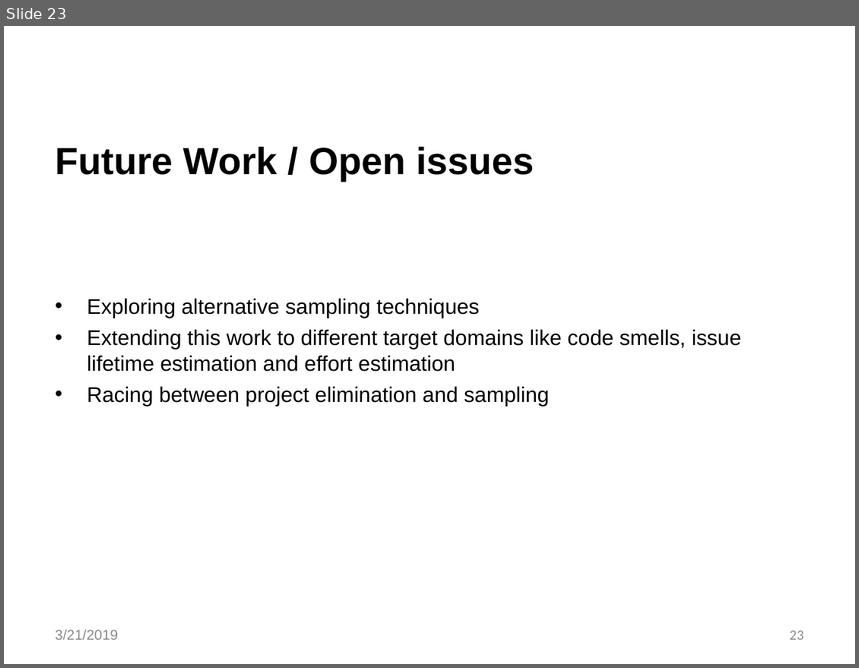
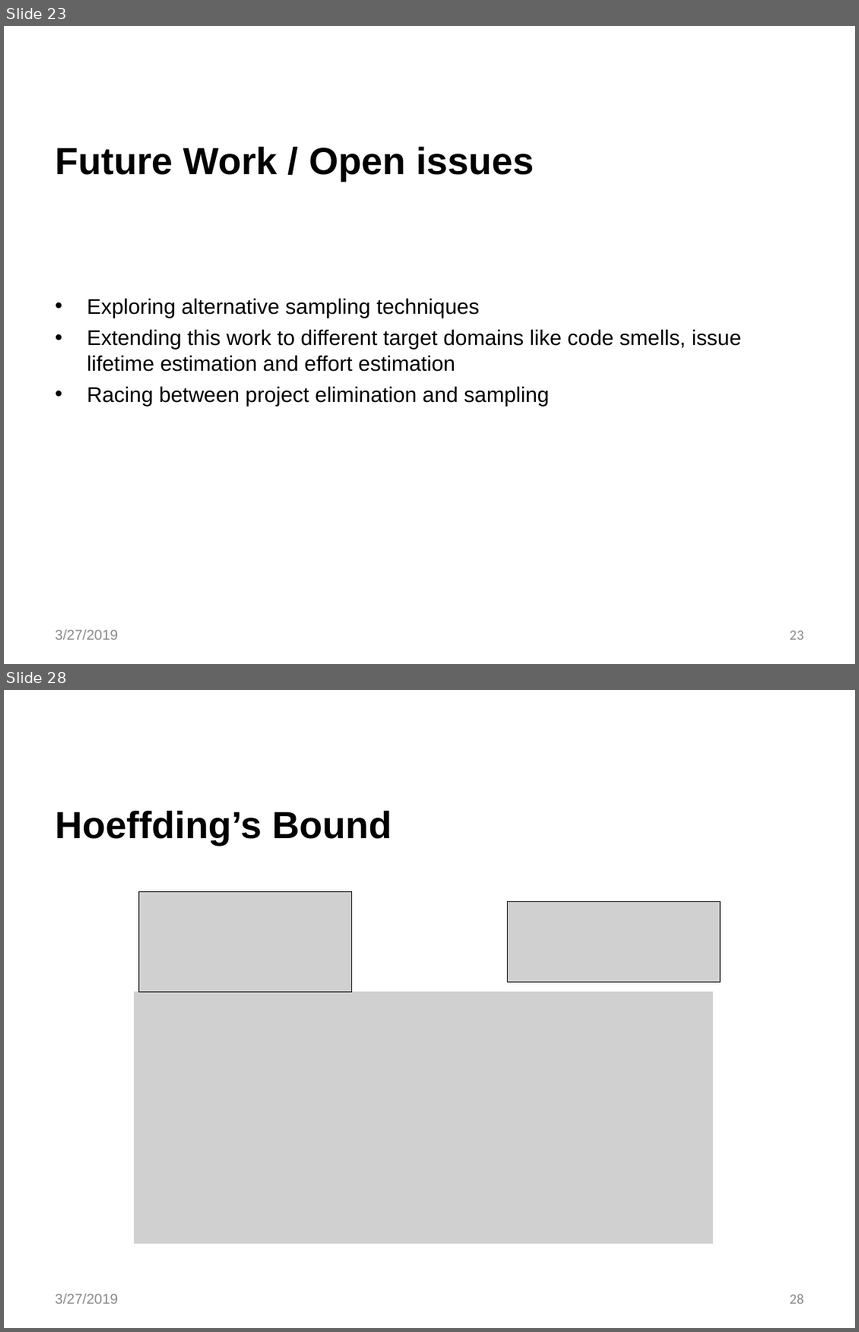
Before and after one commit to akshaynalwaya/Thesis-project-Bellwethers, a slide deck: Bellwethers.pptx. Shown one above the other, each under a label of ours: slide 23 before the commit, slides 23 and 28 after it; the slides between them are not shown. The pictures are 859x668 and 859x1332 pixels, drawn with LibreOffice and Linux fonts; fonts in the diff are those of the drawing; grey boxes stand for pictures; background and template pictures are left out. Boxes give left, top, right and bottom in pixels: in the first picture for what was removed or moved away, otherwise in the second. Text is boxed around its words. In the diff, an @@ line names an element or a change of style, - is before the commit and + after.

```diff
--- a/Bellwethers.pptx
+++ b/Bellwethers.pptx
@@ slide 28 added at (4,690,855,1328), background #FFFFFF @@
@@ title added at (55,811,392,847), 32 pt, text #000000, bold @@
+Hoeffding’s Bound
@@ picture added at (139,891,351,992) @@
@@ picture added at (507,901,720,982) @@
@@ picture added at (134,992,713,1244) @@
@@ text added at (55,1293,118,1304), 12 pt, text #888888 @@
+3/27/2019
@@ page number added at (790,1294,804,1304), 12 pt, text #888888 @@
+28
@@ slide 23 changed as well @@
@@ text at (55,629,118,640): text changed @@
-3/21/2019
+3/27/2019
```
Also in this commit, not shown: 22 other slides changed, 4 other slides added, 11 other files.
